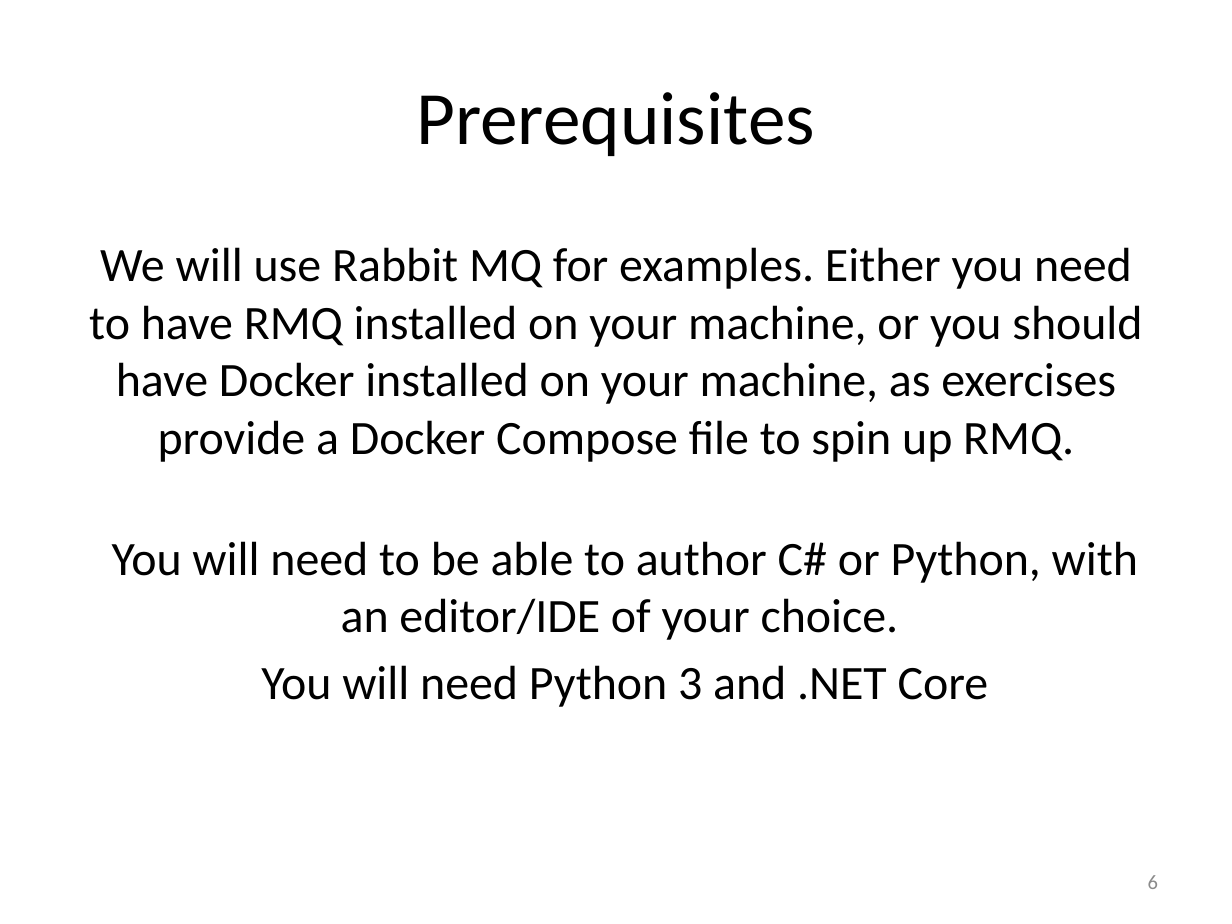
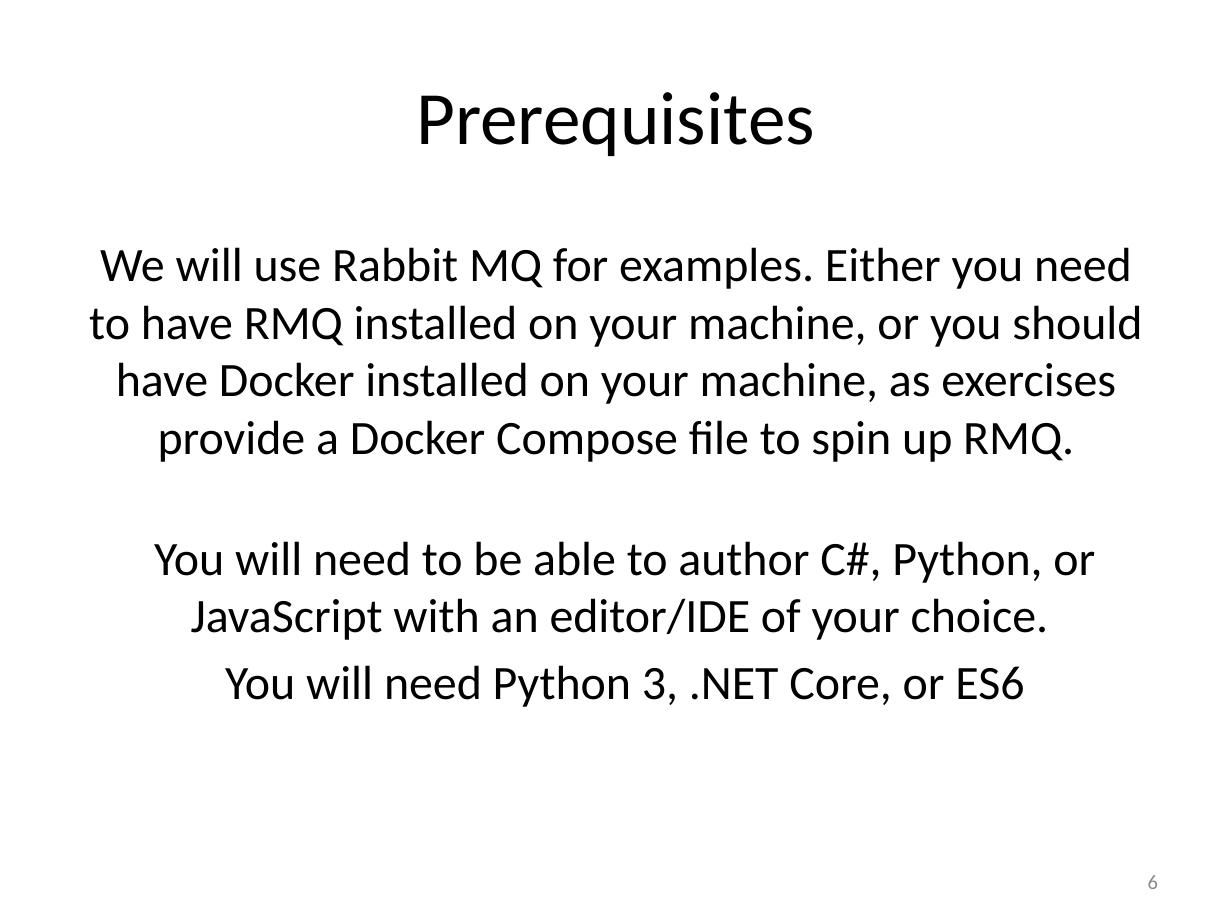
Before and after one commit to iancooper/Presentations, a slide deck: slide 6 of Practical Messaging - Day 1.pptx. Drawn at 1232x924 pixels with LibreOffice and Linux fonts; fonts in the diff are those of the drawing. Boxes give left, top, right and bottom in pixels: in the first picture for what was removed or moved away, otherwise in the second. Text is boxed around its words. In the diff, an @@ line names an element or a change of style, - is before the commit and + after.

```diff
--- a/Practical Messaging - Day 1.pptx
+++ b/Practical Messaging - Day 1.pptx
@@ text at (x1=154, y1=541, x2=1095, y2=707): text changed @@
-You will need to be able to author C# or Python, with an editor/IDE of your choice.
-You will need Python 3 and .NET Core
+You will need to be able to author C#, Python, or JavaScript with an editor/IDE of your choice.
+You will need Python 3, .NET Core, or ES6
```
Also in this commit, not shown: 9 other slides changed, 2 slides added, 2 slides removed, 1 other file.
